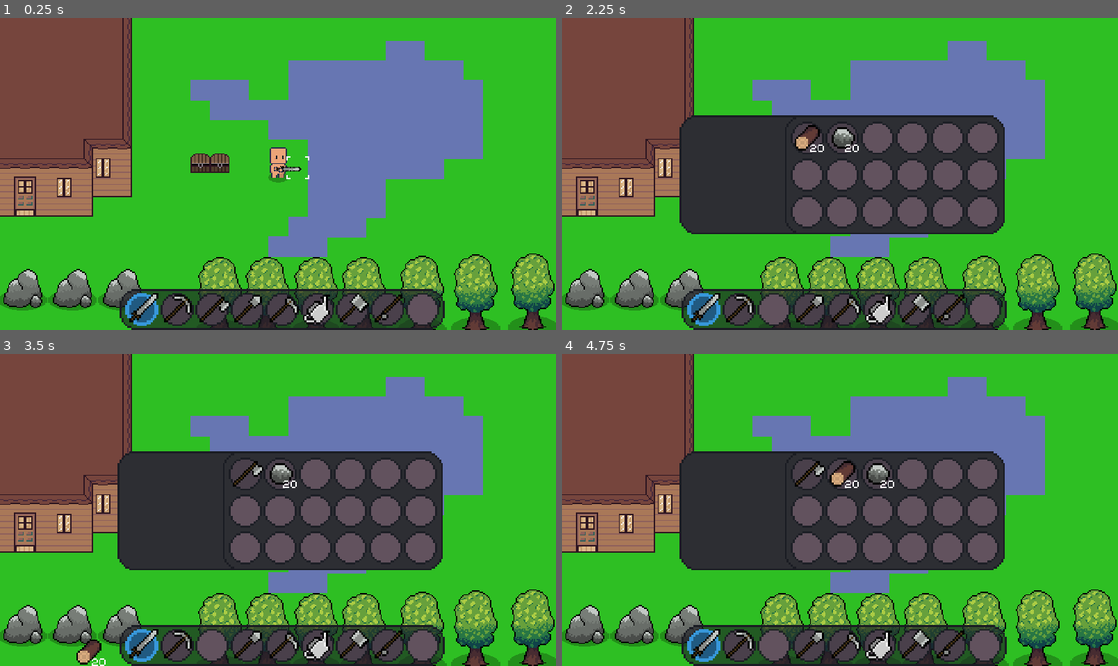
Above: before the commit, frames 1-4 (two rows, left to right).
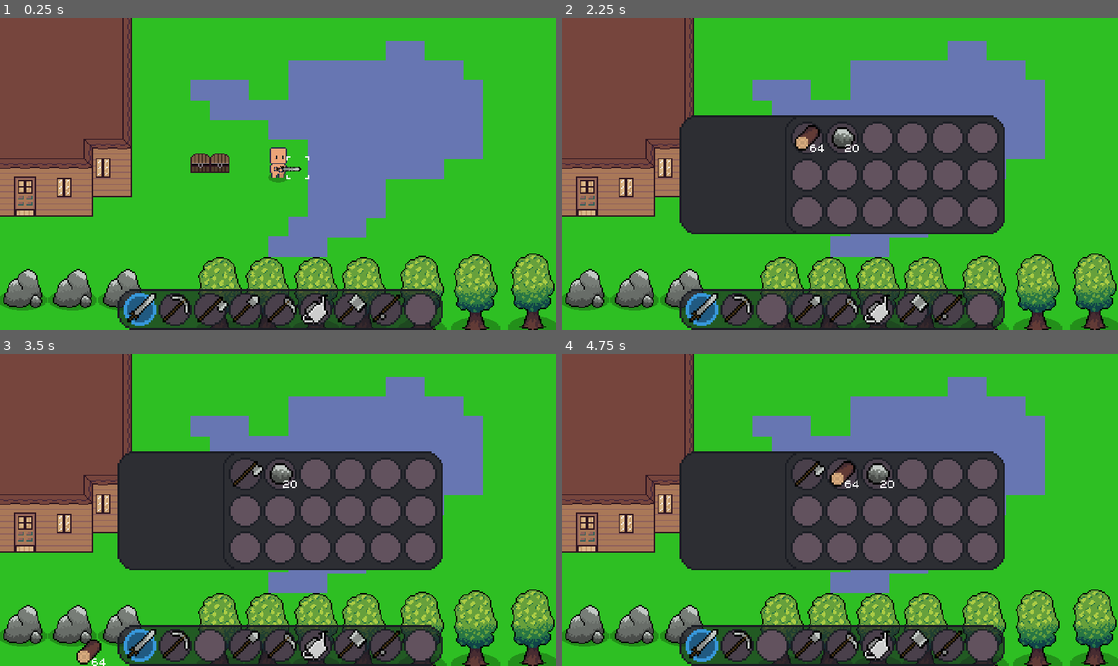
Above: after the commit, the same moments.

Repository: Xtero61/ciftci
Game: Godot game, scene res://test.tscn
Two runs of this game, one before a commit and one after it. Both use one fixed random seed, a clock stepped at 60 frames per second and the inputs below.
Inputs (mouse positions are in pixels of both pictures, inside the frame that each line leads up to):
- Up to frame 1 (0.25 s): no input
- Up to frame 2 (2.25 s): drag from (701, 308) to (862, 167) at 0.52 s; drag from (739, 308) to (862, 167) at 1.27 s; move the mouse to (773, 308) at 2.02 s; hold E (Envanter) from 2.03 s (still down); click (773, 308) at 2.17 s
- Up to frame 3 (3.5 s): release E (Envanter) at 2.75 s; tap Enter at 2.75 s; drag from (244, 472) to (72, 634) at 2.77 s
- Up to frame 4 (4.75 s): tap Space (YerdenEsyaAlma) at 3.5 s; drag from (840, 472) to (584, 634) at 3.52 s; tap Enter at 4.25 s; drag from (878, 472) to (584, 634) at 4.27 s

The runs differ from the first frame. In frame 1, 2.3% of the frame differs, in the area x 21-80%, y 86-100%; in frame 2, 2.2%; in frame 3, 2.2%; in frame 4, 2.2%.

Commit message:
sağ tıkla esyayi birbir koyma hatası düzeltildi

Diff:
--- a/Envanter/Envanter.gd
+++ b/Envanter/Envanter.gd
@@ -81,8 +81,10 @@
 
 func sag_tik_tutulan_esya_varsa_slottaki_esya_da_ayniysa(slot: SlotSinifi):
 	if find_parent("UI").tutulan_esya.esya_miktar > 0:
-		find_parent("UI").tutulan_esya.esya_miktari_azalt(1)
-		OyuncuEnvanter.esya_miktar_ekleme(slot, 1, OyuncuEnvanter.envanter)
+		var birikme_miktari = int(JsonVeri.esya_veri[slot.esya.esya_isim]["BirikmeMiktarı"])
+		if slot.esya.esya_miktar < birikme_miktari :
+			find_parent("UI").tutulan_esya.esya_miktari_azalt(1)
+			OyuncuEnvanter.esya_miktar_ekleme(slot, 1, OyuncuEnvanter.envanter)
 		if find_parent("UI").tutulan_esya.esya_miktar == 0 :
 			find_parent("UI").tutulan_esya.queue_free()
 			find_parent("UI").tutulan_esya = null
--- a/Envanter/HizliErisim.gd
+++ b/Envanter/HizliErisim.gd
@@ -83,8 +83,10 @@
 
 func sag_tik_tutulan_esya_varsa_slottaki_esya_da_ayniysa(slot: SlotSinifi):
 	if find_parent("UI").tutulan_esya.esya_miktar > 0:
-		find_parent("UI").tutulan_esya.esya_miktari_azalt(1)
-		OyuncuEnvanter.esya_miktar_ekleme(slot, 1, OyuncuEnvanter.hizlierisim)
+		var birikme_miktari = int(JsonVeri.esya_veri[slot.esya.esya_isim]["BirikmeMiktarı"])
+		if slot.esya.esya_miktar < birikme_miktari :
+			find_parent("UI").tutulan_esya.esya_miktari_azalt(1)
+			OyuncuEnvanter.esya_miktar_ekleme(slot, 1, OyuncuEnvanter.envanter)
 		if find_parent("UI").tutulan_esya.esya_miktar == 0 :
 			find_parent("UI").tutulan_esya.queue_free()
 			find_parent("UI").tutulan_esya = null
--- a/Envanter/HizliErisim.tscn
+++ b/Envanter/HizliErisim.tscn
@@ -13,16 +13,16 @@
 script = ExtResource( 4 )
 
 [node name="TextureRect" type="TextureRect" parent="."]
-margin_left = 61.0
+margin_left = 60.0
 margin_top = 139.0
-margin_right = 228.0
+margin_right = 227.0
 margin_bottom = 160.0
 texture = ExtResource( 1 )
 
 [node name="HizliErisimSlotlari" type="GridContainer" parent="."]
-margin_left = 64.0
+margin_left = 63.0
 margin_top = 140.5
-margin_right = 233.0
+margin_right = 232.0
 margin_bottom = 158.5
 custom_constants/vseparation = 2
 custom_constants/hseparation = 1
--- a/Envanter/OyuncuEnvanter.gd
+++ b/Envanter/OyuncuEnvanter.gd
@@ -9,7 +9,7 @@
 const EsyaSinifi = preload("res://Esyalar/Esya.gd")
 
 var envanter = {
-	0: ["Odun", 20],
+	0: ["Odun", 64],
 	1: ["Taş", 20],
 }
 
--- a/Oyuncu/Oyuncu.tscn
+++ b/Oyuncu/Oyuncu.tscn
@@ -525,16 +525,16 @@
 visible = false
 
 [node name="YurumeDokunmatikTus" parent="AndroidUI" instance=ExtResource( 7 )]
-margin_left = 32.0
-margin_top = -136.0
-margin_right = 240.0
-margin_bottom = 72.0
+margin_left = 31.0
+margin_top = -152.0
+margin_right = 239.0
+margin_bottom = 56.0
 
 [node name="YonDokunmatikTus" parent="AndroidUI" instance=ExtResource( 7 )]
-margin_left = 432.0
-margin_top = -136.0
-margin_right = 640.0
-margin_bottom = 72.0
+margin_left = 434.0
+margin_top = -152.0
+margin_right = 642.0
+margin_bottom = 56.0
 
 [connection signal="body_entered" from="EsyaAlmaAlani" to="EsyaAlmaAlani" method="_on_EsyaAlmaAlani_body_entered"]
 [connection signal="body_exited" from="EsyaAlmaAlani" to="EsyaAlmaAlani" method="_on_EsyaAlmaAlani_body_exited"]
--- a/Sandik_slotlari.gd
+++ b/Sandik_slotlari.gd
@@ -88,8 +88,10 @@
 
 func sag_tik_tutulan_esya_varsa_slottaki_esya_da_ayniysa(slot: SlotSinifi):
 	if find_parent("UI").tutulan_esya.esya_miktar > 0:
-		find_parent("UI").tutulan_esya.esya_miktari_azalt(1)
-		OyuncuEnvanter.esya_miktar_ekleme(slot, 1, sandik)
+		var birikme_miktari = int(JsonVeri.esya_veri[slot.esya.esya_isim]["BirikmeMiktarı"])
+		if slot.esya.esya_miktar < birikme_miktari :
+			find_parent("UI").tutulan_esya.esya_miktari_azalt(1)
+			OyuncuEnvanter.esya_miktar_ekleme(slot, 1, OyuncuEnvanter.envanter)
 		if find_parent("UI").tutulan_esya.esya_miktar == 0 :
 			find_parent("UI").tutulan_esya.queue_free()
 			find_parent("UI").tutulan_esya = null
